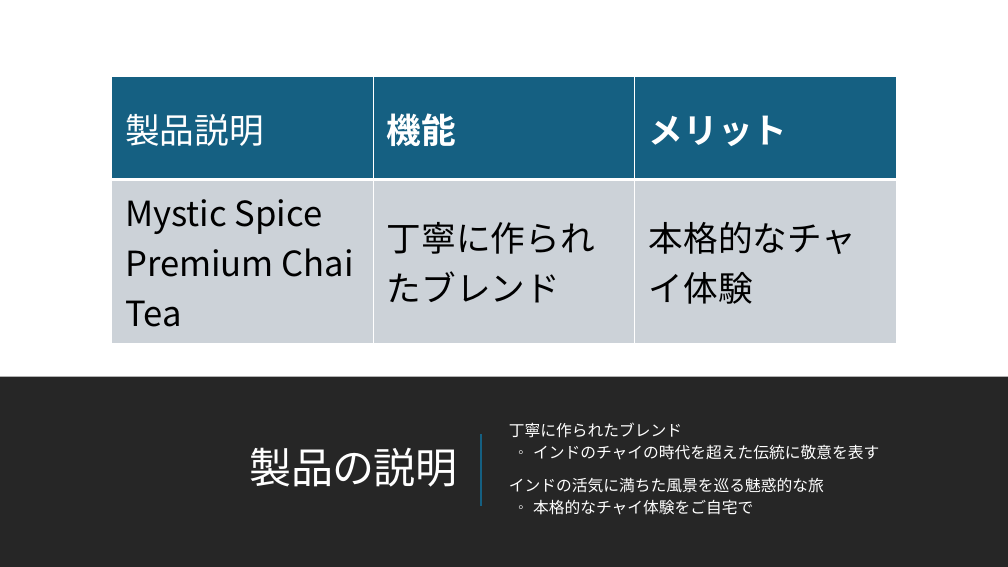
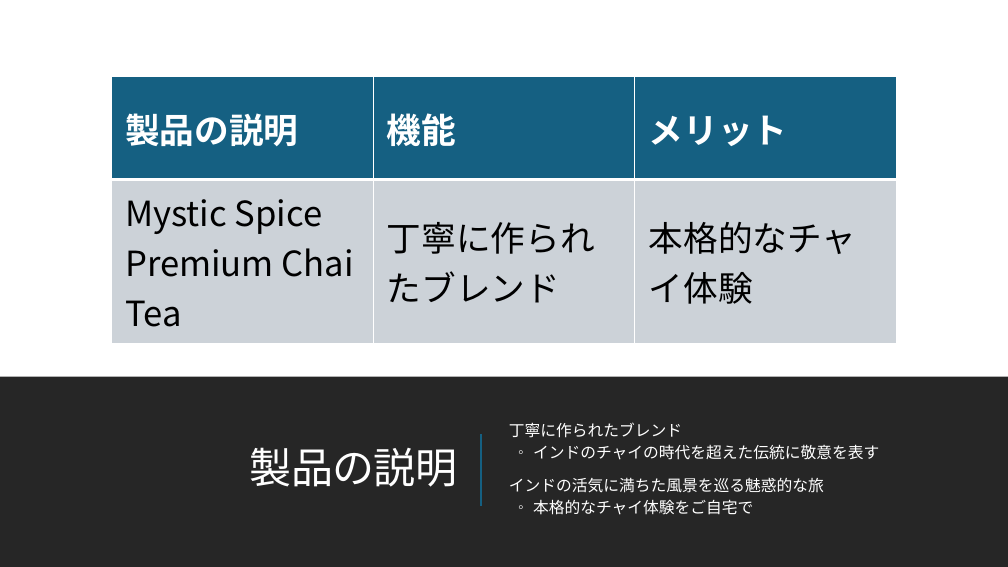
Before and after one commit to MicrosoftLearning/MS-4004-Empower-workforce-copilot-use-cases.ja-jp, a slide deck: slide 4 of ResourceFiles/Mystic Spice Premium Chai Market Analysis Presentation.pptx. Drawn at 1008x567 pixels with LibreOffice and Linux fonts; fonts in the diff are those of the drawing. Boxes give left, top, right and bottom in pixels: in the first picture for what was removed or moved away, otherwise in the second. Text is boxed around its words. In the diff, an @@ line names an element or a change of style, - is before the commit and + after.

```diff
--- a/ResourceFiles/Mystic Spice Premium Chai Market Analysis Presentation.pptx
+++ b/ResourceFiles/Mystic Spice Premium Chai Market Analysis Presentation.pptx
@@ table at [111,77,896,331] @@
-row 1, column 1: 製品説明
+row 1, column 1: 製品の説明
```
Also in this commit, not shown: 5 other slides changed, 31 other files.
